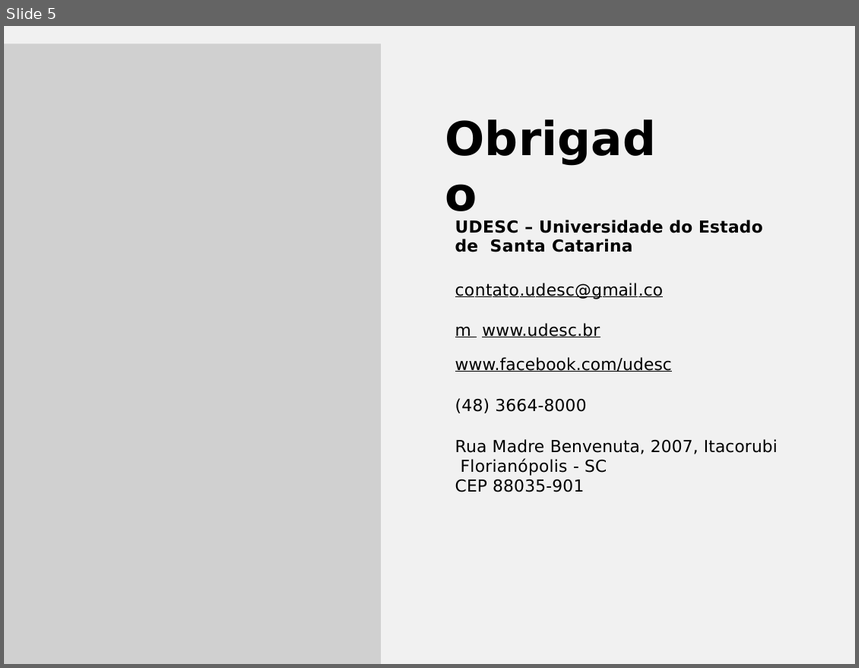
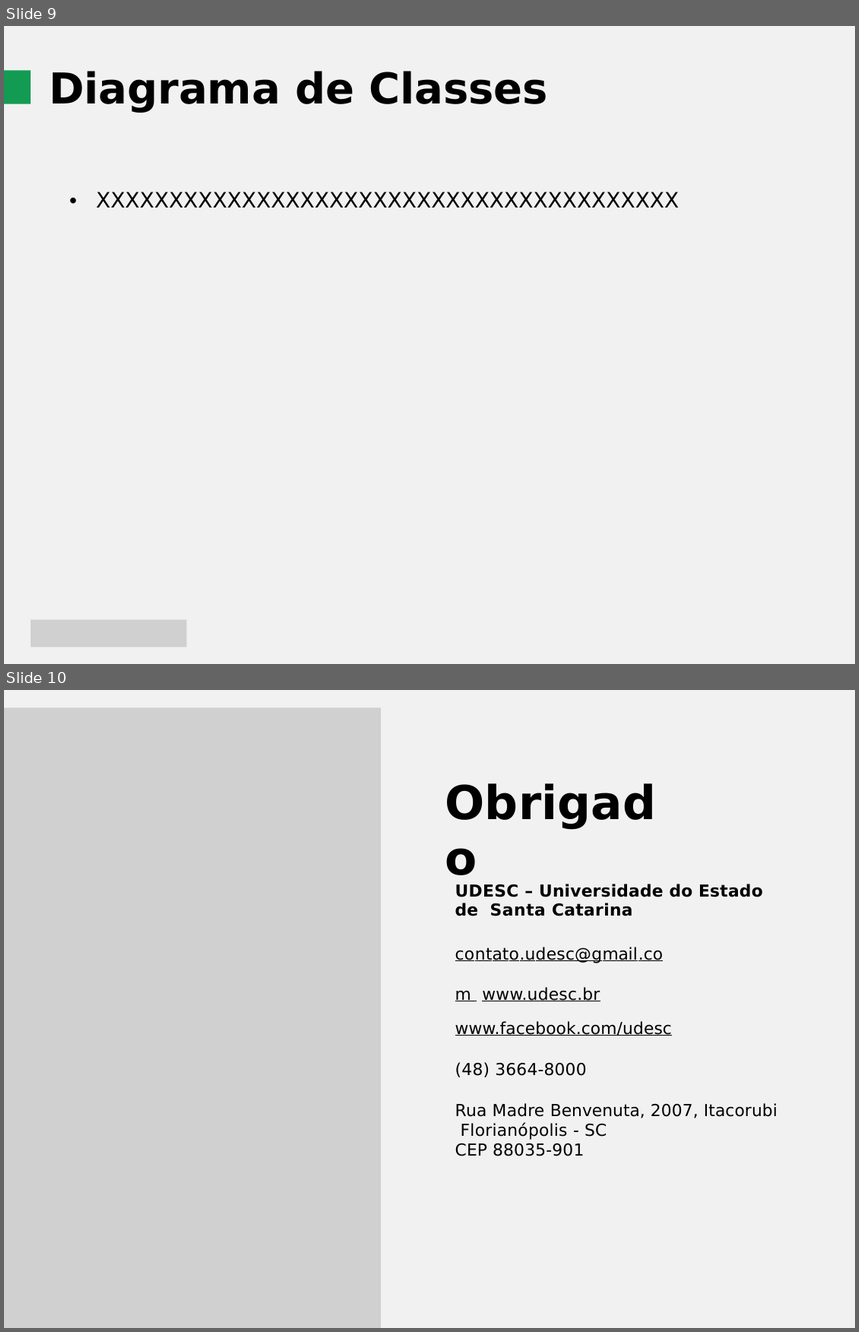
Before and after one commit to robsondejesus1996/Chat, a slide deck: Apresentação.pptx. Shown one above the other, each under a label of ours: slide 5 before the commit, slides 9 and 10 after it. The pictures are 859x668 and 859x1332 pixels, drawn with LibreOffice and Linux fonts; fonts in the diff are those of the drawing; grey boxes stand for pictures. Boxes give left, top, right and bottom in pixels: in the first picture for what was removed or moved away, otherwise in the second. Text is boxed around its words. In the diff, an @@ line names an element or a change of style, - is before the commit and + after.

```diff
--- a/Apresentação.pptx
+++ b/Apresentação.pptx
@@ slide 9 added at [4, 26, 855, 664], background #FFFFFF; not listed: 1 template element that a slide beside it also shows @@
@@ freeform shape added at [4, 70, 31, 104], fill #139B54 @@
@@ title added at [49, 71, 548, 113], 36 pt, text #000000, bold @@
+Diagrama de Classes
@@ text added at [96, 192, 679, 208], 18 pt, text #000000 @@
+• XXXXXXXXXXXXXXXXXXXXXXXXXXXXXXXXXXXXXXXX
@@ picture added at [31, 620, 186, 648] @@
@@ what was slide 5 is now slide 10 @@
```
Also in this commit, not shown: 1 slide changed, 7 other slides added, 3 slides removed, 42 other files.
